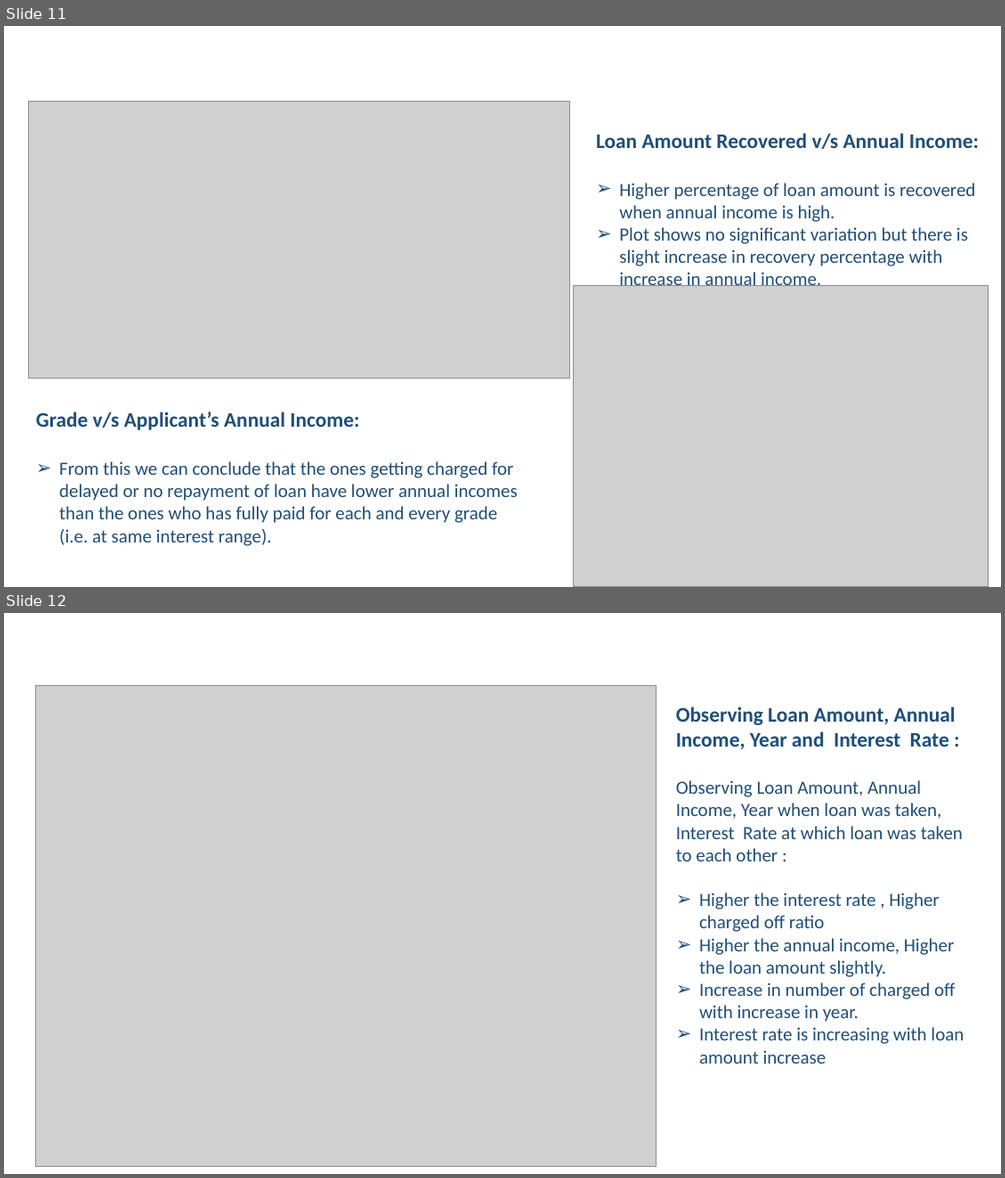
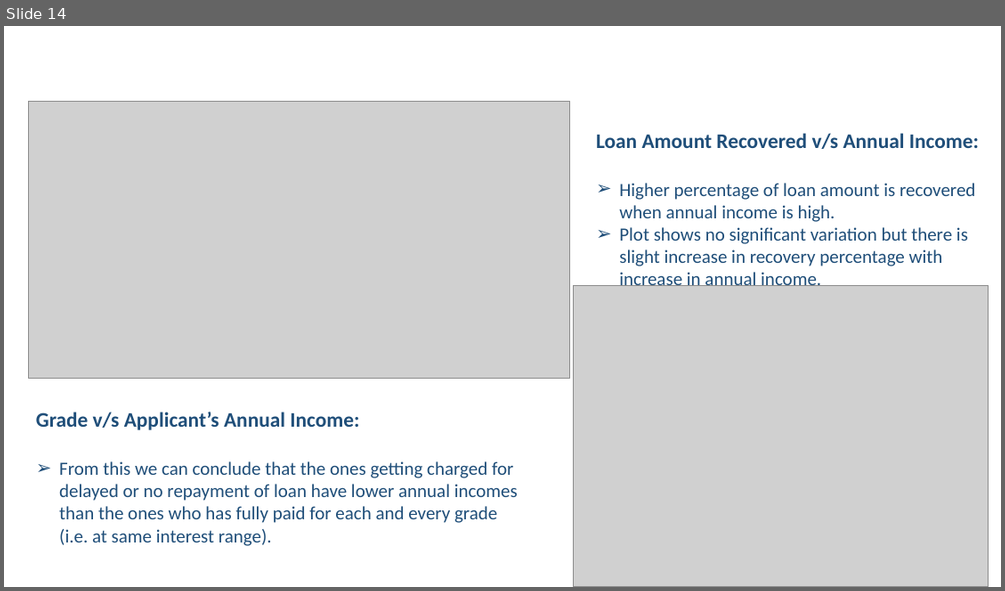
Before and after one commit to Ramya4321/Lending-Club-Case-Study, a slide deck: Lending Club Case Study.pptx. Shown one above the other, each under a label of ours: slides 11 and 12 before the commit, slide 14 after it. The pictures are 1005x1178 and 1005x591 pixels, drawn with LibreOffice and Linux fonts; fonts in the diff are those of the drawing; grey boxes stand for pictures; background and template pictures are left out. Boxes give left, top, right and bottom in pixels: in the first picture for what was removed or moved away, otherwise in the second. Text is boxed around its words. In the diff, an @@ line names an element or a change of style, - is before the commit and + after.

```diff
--- a/Lending Club Case Study.pptx
+++ b/Lending Club Case Study.pptx
@@ slide 12 removed at bbox=[4, 613, 1001, 1174], background #FFFFFF @@
@@ picture removed at bbox=[35, 686, 656, 1167] @@
@@ text removed at bbox=[676, 706, 963, 1063] @@
-Observing Loan Amount, Annual Income, Year and Interest Rate :
-Observing Loan Amount, Annual Income, Year when loan was taken, Interest Rate at which loan was taken to each other :
-➢ Higher the interest rate , Higher charged off ratio
-➢ Higher the annual income, Higher the loan amount slightly.
-➢ Increase in number of charged off with increase in year.
-➢ Interest rate is increasing with loan amount increase
@@ what was slide 11 is now slide 14 @@
```
Also in this commit, not shown: 7 slides changed, 6 slides added, 2 other files.
